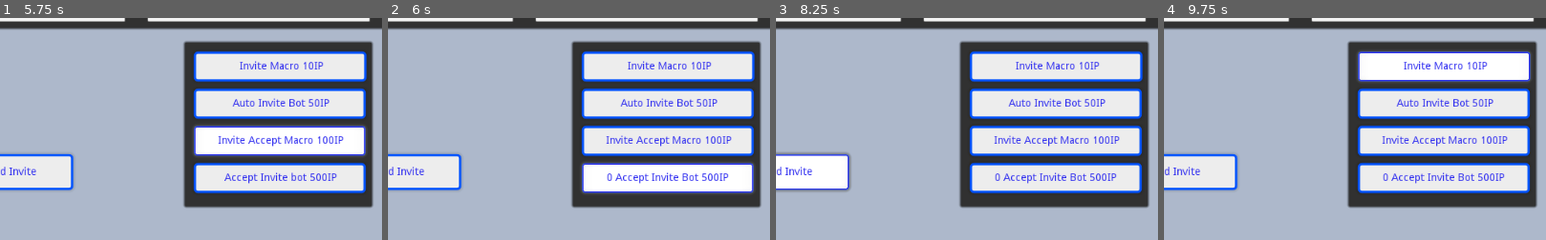
Above: before the commit, frames 1-4 (left to right).
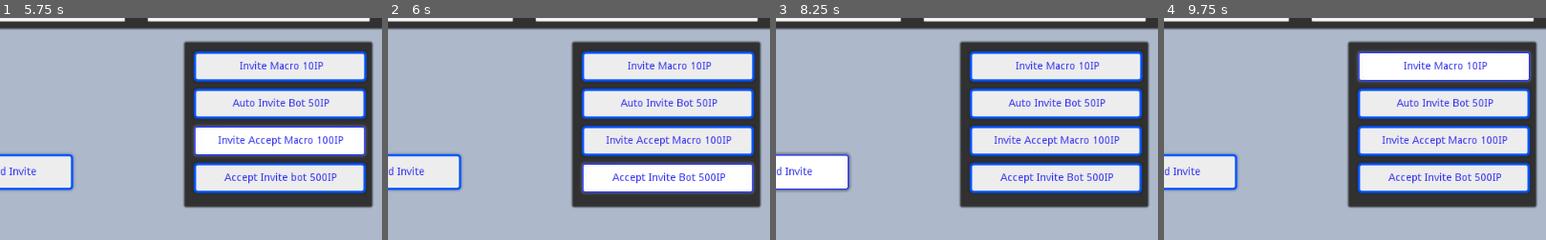
Above: after the commit, the same moments.

Repository: SamuelDeboni/ConnectIn
Game: Godot game, scene res://Main.tscn
Same seed, same stepped clock (60 frames per second), same inputs: the game is played once before the commit and once after it.
Inputs:
- Up to frame 1 (5.75 s): click "Invite Macro 10IP" at 0.5 s; click "Auto Invite Bot 50IP" at 1.25 s; click "Accept Invite" at 2 s; click "Accept Invite" at 2.75 s; click "Accept Invite Macro 100IP" at 3.5 s; click "Invite Accept Macro 100IP" at 4.25 s; click "Invite Accept Macro 100IP" at 5 s
- Up to frame 2 (6 s): click "Accept Invite bot 500IP" at 5.75 s
- Up to frame 3 (8.25 s): click "0 Accept Invite Bot 500IP" (after the commit: "Accept Invite Bot 500IP") at 6.5 s; click "0 Accept Invite Bot 500IP" (after the commit: "Accept Invite Bot 500IP") at 7.25 s; click "Send Invite" at 8 s
- Up to frame 4 (9.75 s): click "Send Invite" at 8.75 s; click "Invite Macro 10IP" at 9.5 s
The pictures show only the part of the screen within x 50-100%, y 11-61%; the shares and areas given below are measured in that part.

Frame 1 is identical in both runs. In frame 2, 0.7% of the frame differs, in the area x 57-90%, y 69-75%; in frame 3, 0.7%; in frame 4, 0.7%.

Commit message:
Added a bunch more stuff

Diff:
--- a/Main.gd
+++ b/Main.gd
@@ -69,7 +69,7 @@
 	if influence_points >= invite_script_price:
 		influence_points -= invite_script_price
 		invite_multi *= 1.1
-		invite_script_price *= 1.1
+		invite_script_price *= 1.2
 	$Control/Store/InviteScript.text =  " Invite Macro " + str(invite_script_price) + "IP"
 	$Control/Status/IM_speed.text = " Invite Macro:\n " + str(invite_multi) + "/clik"
 
@@ -79,7 +79,7 @@
 		if invite_bot_multi == 0:
 			invite_bot_multi += 1
 		else:
-			invite_bot_multi *= 1.1
+			invite_bot_multi *= 1.2
 		invite_bot_price *= 1.1
 	$Control/Store/InviteBot.text =  " Auto Invite Bot " + str(invite_bot_price) + "IP"
 	$Control/Status/IB_speed.text = " Invite Bot Speed:\n " + str(invite_bot_multi*0.1) + "/s"
@@ -88,10 +88,13 @@
 	if invites >= 1 * accept_multi:
 		invites -= 1 * accept_multi
 		connections += 1 * accept_multi
+	else:
+		connections += invites
+		connections = 0
 
 func _on_AcceptMacro_button_down():
 	if influence_points >= accept_macro_price:
-		accept_multi *= 1.1
+		accept_multi *= 1.2
 		influence_points -= accept_macro_price
 		accept_macro_price *= 1.1
 	$Control/Store/AcceptMacro.text = " Invite Accept Macro " + str(accept_macro_price) + "IP"
@@ -102,8 +105,8 @@
 		if accept_bot_multi == 0:
 			accept_bot_multi += 1
 		else:
-			accept_multi *= 1.1
+			accept_multi *= 1.2
 		influence_points -= accept_bot_price
 		accept_bot_price *= 1.1
-	$Control/Store/AcceptBot.text = str(int(accept_bot_multi)) + " Accept Invite Bot " + str(accept_bot_price) + "IP"
+	$Control/Store/AcceptBot.text = " Accept Invite Bot " + str(accept_bot_price) + "IP"
 	$Control/Status/AB_speed.text = " Invite Accept Bot speed:\n " + str(accept_bot_multi) + "/s"
Not shown: 4 places in Theme.tres that only renumber resources
